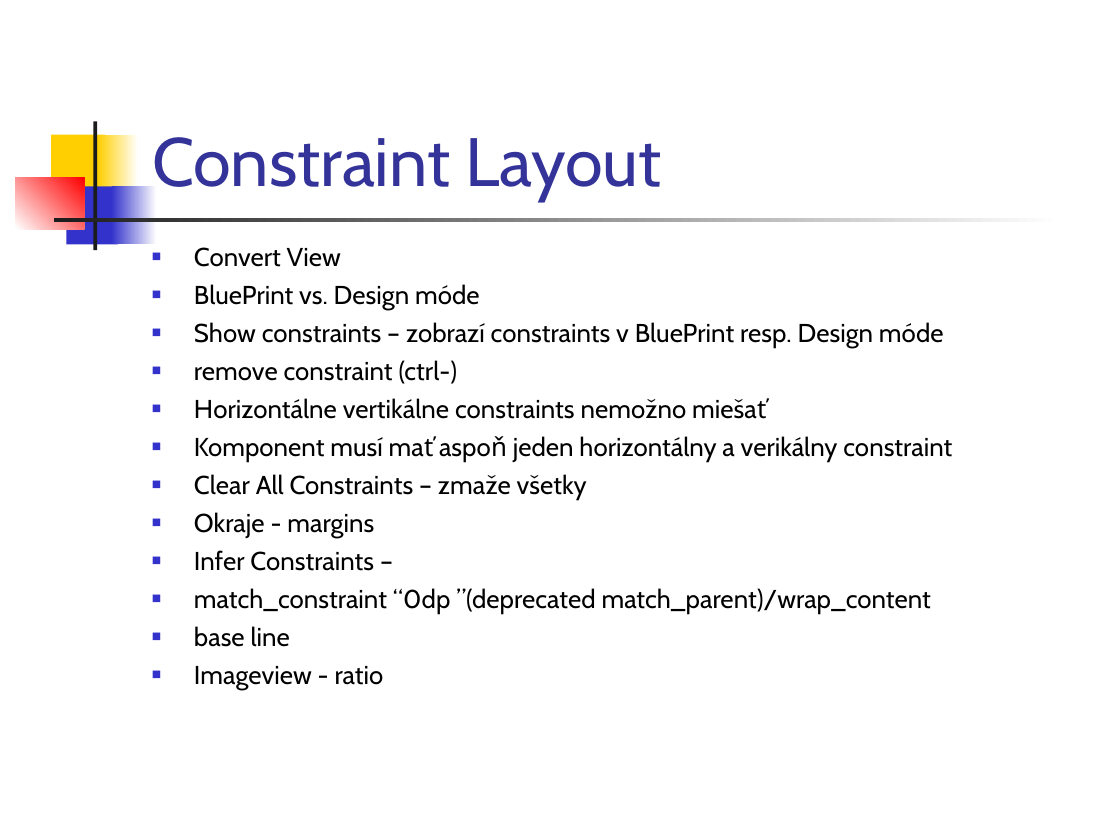
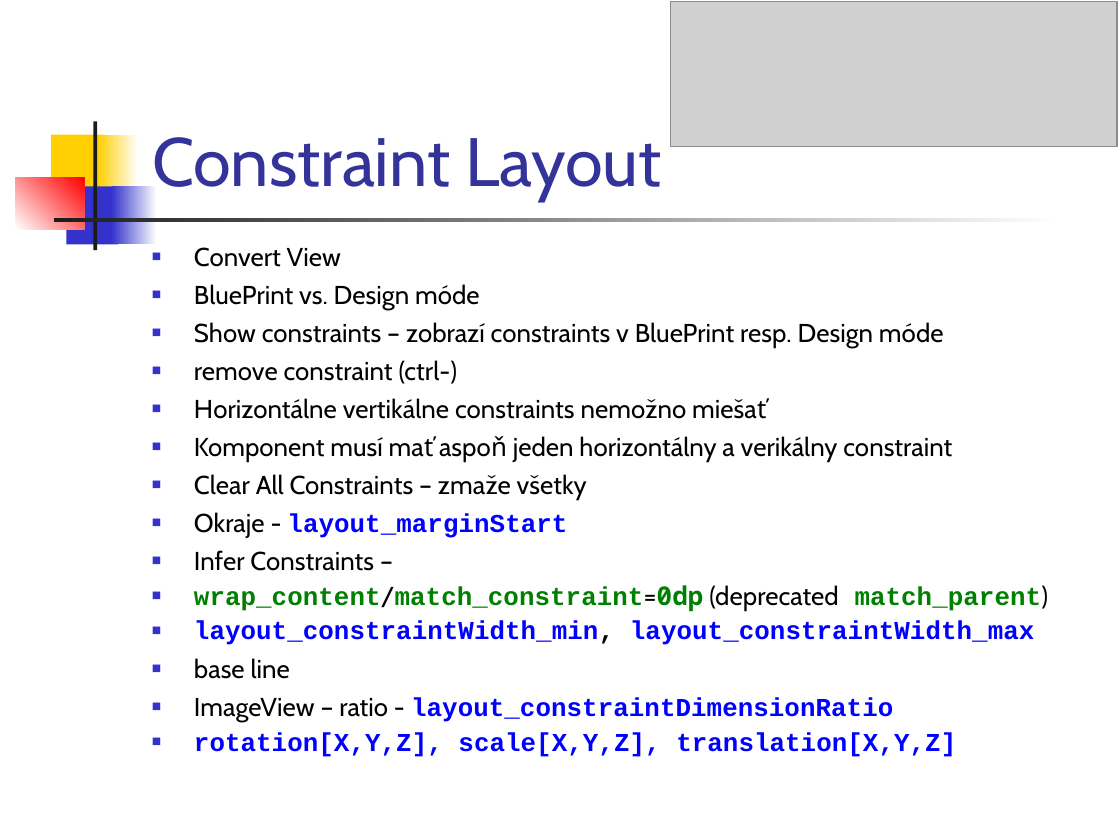
Before and after one commit to vmandro/Prednasky, a slide deck: slide 41 of 03/03_Android.ppt (slide 38 before the commit). Drawn at 1120x840 pixels with LibreOffice and Linux fonts; fonts in the diff are those of the drawing; grey boxes stand for pictures. Boxes give left, top, right and bottom in pixels: in the first picture for what was removed or moved away, otherwise in the second. Text is boxed around its words. In the diff, an @@ line names an element or a change of style, - is before the commit and + after.

```diff
--- a/03/03_Android.ppt
+++ b/03/03_Android.ppt
@@ picture added at bbox=[671, 2, 1117, 147] @@
@@ text at bbox=[194, 512, 567, 538]: text changed; font Cabin to Courier New; text colour #000000 to #0000FF; bold on @@
-■ Okraje - margins
+■ Okraje - layout_marginStart
@@ text at bbox=[194, 585, 1049, 645]: text changed; font Cabin to Courier New; text colour #000000 to #0000FF; bold on @@
-■ match_constraint “0dp ”(deprecated match_parent)/wrap_content
+■ wrap_content/match_constraint=0dp (deprecated match_parent)
+■ layout_constraintWidth_min, layout_constraintWidth_max
@@ text at bbox=[194, 697, 956, 757]: text changed; font Cabin to Courier New; text colour #000000 to #0000FF; bold on @@
-■ Imageview - ratio
+■ ImageView – ratio - layout_constraintDimensionRatio
+■ rotation[X,Y,Z], scale[X,Y,Z], translation[X,Y,Z]
```
Also in this commit, not shown: 15 other slides changed, 4 slides added, 1 other file.
